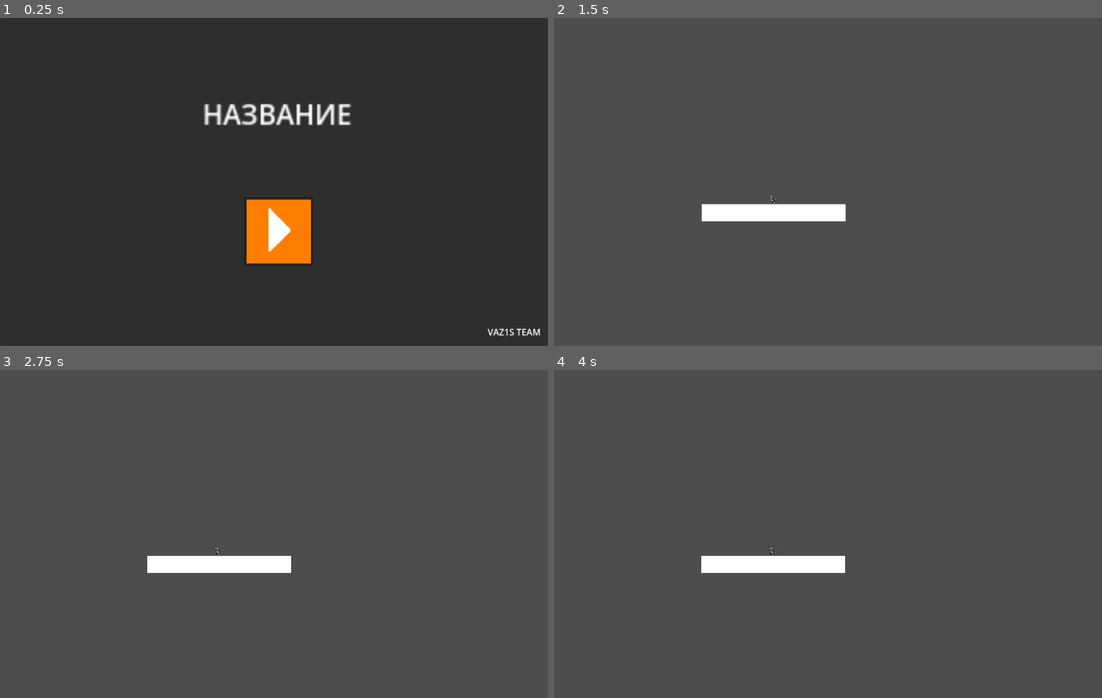
Above: before the commit, frames 1-4 (two rows, left to right).
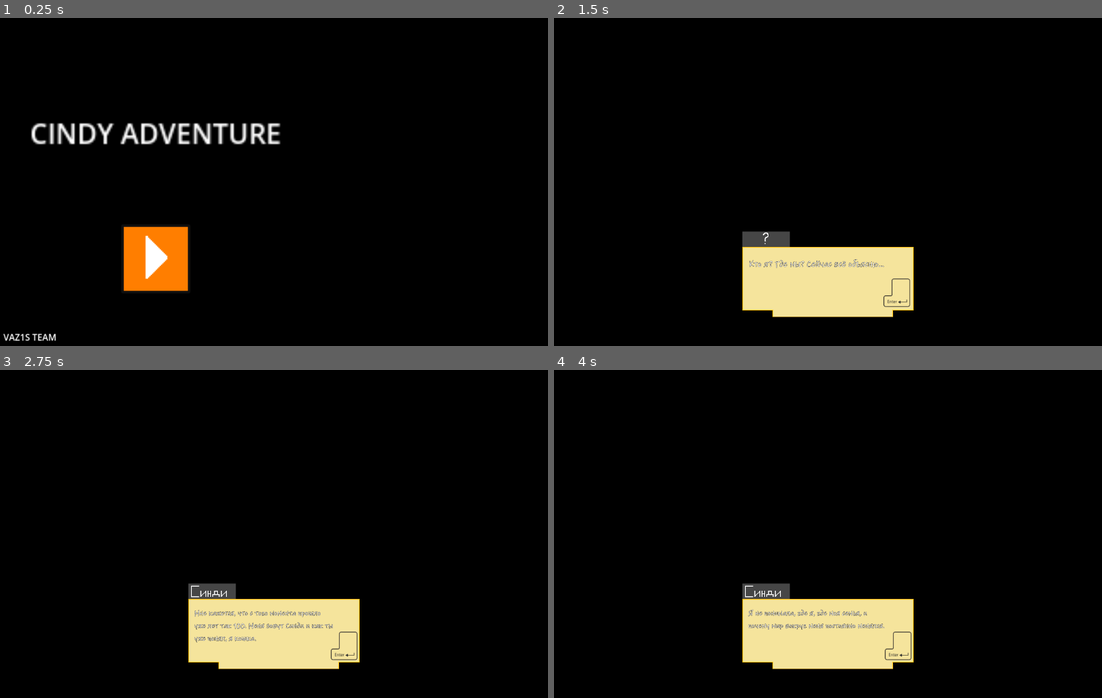
Above: after the commit, the same moments.

Repository: OVERKODE/2D-Platformer
Game: Godot game, scene res://SCENES/MENU.tscn
The game is run twice, just before and just after one commit, with the same random seed, the same clock (stepped at 60 frames per second) and the same inputs.
Inputs (mouse positions are in pixels of both pictures, inside the frame that each line leads up to; where the layout moved, square brackets give the same spot in the first picture):
- Up to frame 1 (0.25 s): no input
- Up to frame 2 (1.5 s): click (707, 257) [833, 231] at 0.5 s; click (893, 293) at 1.27 s
- Up to frame 3 (2.75 s): click (339, 645) at 2.02 s
- Up to frame 4 (4 s): click (899, 645) at 2.77 s; click (899, 645) at 3.52 s

The runs differ from the first frame. In frame 1, 100% of the frame differs, in the area x 0-100%, y 0-100%; in frame 2, 100%; in frame 3, 100%; in frame 4, 100%.

Commit message:
катсцена

Diff:
--- /dev/null
+++ b/DIALOG/D_SCENES/d_1.tscn
@@ -0,0 +1,25 @@
+[gd_scene load_steps=3 format=3 uid="uid://2bq54p3bf70j"]
+
+[ext_resource type="Script" path="res://DIALOG/d_1.gd" id="1_toebt"]
+[ext_resource type="Texture2D" uid="uid://bmbm0mil0hmpn" path="res://DIALOG/dialog_1.png" id="1_wxqi7"]
+
+[node name="d1" type="ColorRect"]
+custom_minimum_size = Vector2(1280, 768)
+offset_right = 1280.0
+offset_bottom = 768.0
+color = Color(0, 0, 0, 1)
+
+[node name="mngr" type="Node" parent="."]
+script = ExtResource("1_toebt")
+
+[node name="next" type="Button" parent="."]
+offset_left = 768.0
+offset_top = 608.0
+offset_right = 832.0
+offset_bottom = 680.0
+
+[node name="Dialog1" type="Sprite2D" parent="."]
+position = Vector2(640, 600)
+texture = ExtResource("1_wxqi7")
+
+[connection signal="pressed" from="next" to="mngr" method="_on_next_pressed"]
--- /dev/null
+++ b/DIALOG/D_SCENES/d_2.tscn
@@ -0,0 +1,26 @@
+[gd_scene load_steps=3 format=3 uid="uid://p1025ll48d7q"]
+
+[ext_resource type="Script" path="res://DIALOG/d_2.gd" id="1_baqsv"]
+[ext_resource type="Texture2D" uid="uid://b65d2yobbmkie" path="res://DIALOG/dialog_2.png" id="1_cy8jx"]
+
+[node name="d2" type="ColorRect"]
+custom_minimum_size = Vector2(1280, 768)
+offset_right = 1280.0
+offset_bottom = 768.0
+color = Color(0, 0, 0, 1)
+
+[node name="d_2" type="Node" parent="."]
+script = ExtResource("1_baqsv")
+
+[node name="next" type="Button" parent="."]
+layout_mode = 0
+offset_left = 768.0
+offset_top = 608.0
+offset_right = 832.0
+offset_bottom = 680.0
+
+[node name="Dialog2" type="Sprite2D" parent="."]
+position = Vector2(640, 600)
+texture = ExtResource("1_cy8jx")
+
+[connection signal="pressed" from="next" to="d_2" method="_on_next_pressed"]
--- /dev/null
+++ b/DIALOG/D_SCENES/d_3.tscn
@@ -0,0 +1,26 @@
+[gd_scene load_steps=3 format=3 uid="uid://c7ivvrixjcgjq"]
+
+[ext_resource type="Script" path="res://DIALOG/d_3.gd" id="1_gmi0p"]
+[ext_resource type="Texture2D" uid="uid://c11xp8pdcyfo3" path="res://DIALOG/dialog_3.png" id="1_hsr8c"]
+
+[node name="ColorRect" type="ColorRect"]
+custom_minimum_size = Vector2(1280, 768)
+offset_right = 40.0
+offset_bottom = 40.0
+color = Color(0, 0, 0, 1)
+
+[node name="d_3" type="Node" parent="."]
+script = ExtResource("1_gmi0p")
+
+[node name="next" type="Button" parent="."]
+layout_mode = 0
+offset_left = 776.0
+offset_top = 608.0
+offset_right = 832.0
+offset_bottom = 680.0
+
+[node name="Dialog3" type="Sprite2D" parent="."]
+position = Vector2(640, 600)
+texture = ExtResource("1_hsr8c")
+
+[connection signal="pressed" from="next" to="d_3" method="_on_next_pressed"]
--- /dev/null
+++ b/DIALOG/D_SCENES/d_4.tscn
@@ -0,0 +1,26 @@
+[gd_scene load_steps=3 format=3 uid="uid://2bq6fnhvqbne"]
+
+[ext_resource type="Texture2D" uid="uid://bnpjg7hdbdo5w" path="res://DIALOG/dialog_4.png" id="1_3n05g"]
+[ext_resource type="Script" path="res://DIALOG/d_4.gd" id="1_vnsyk"]
+
+[node name="d4" type="ColorRect"]
+custom_minimum_size = Vector2(1280, 768)
+offset_right = 40.0
+offset_bottom = 40.0
+color = Color(0, 0, 0, 1)
+
+[node name="d_4" type="Node" parent="."]
+script = ExtResource("1_vnsyk")
+
+[node name="next" type="Button" parent="."]
+layout_mode = 0
+offset_left = 776.0
+offset_top = 608.0
+offset_right = 832.0
+offset_bottom = 680.0
+
+[node name="Dialog4" type="Sprite2D" parent="."]
+position = Vector2(640, 600)
+texture = ExtResource("1_3n05g")
+
+[connection signal="pressed" from="next" to="d_4" method="_on_next_pressed"]
--- /dev/null
+++ b/DIALOG/D_SCENES/d_5.tscn
@@ -0,0 +1,26 @@
+[gd_scene load_steps=3 format=3 uid="uid://dy7dpkxr6ai2n"]
+
+[ext_resource type="Texture2D" uid="uid://dgx8ky1h1yno5" path="res://DIALOG/dialog_5.png" id="1_64472"]
+[ext_resource type="Script" path="res://DIALOG/d_5.gd" id="1_vvp8h"]
+
+[node name="d5" type="ColorRect"]
+custom_minimum_size = Vector2(1280, 768)
+offset_right = 40.0
+offset_bottom = 40.0
+color = Color(0, 0, 0, 1)
+
+[node name="d_5" type="Node" parent="."]
+script = ExtResource("1_vvp8h")
+
+[node name="next" type="Button" parent="."]
+layout_mode = 0
+offset_left = 776.0
+offset_top = 616.0
+offset_right = 832.0
+offset_bottom = 680.0
+
+[node name="Dialog5" type="Sprite2D" parent="."]
+position = Vector2(640, 600)
+texture = ExtResource("1_64472")
+
+[connection signal="pressed" from="next" to="d_5" method="_on_next_pressed"]
--- /dev/null
+++ b/DIALOG/D_SCENES/d_6.tscn
@@ -0,0 +1,26 @@
+[gd_scene load_steps=3 format=3 uid="uid://bgbjniq3np1aa"]
+
+[ext_resource type="Script" path="res://DIALOG/d_6.gd" id="1_bmsxb"]
+[ext_resource type="Texture2D" uid="uid://veamhyn0ey0p" path="res://DIALOG/dialog_6.png" id="1_k4n4m"]
+
+[node name="d6" type="ColorRect"]
+custom_minimum_size = Vector2(1280, 768)
+offset_right = 40.0
+offset_bottom = 40.0
+color = Color(0, 0, 0, 1)
+
+[node name="d_6" type="Node" parent="."]
+script = ExtResource("1_bmsxb")
+
+[node name="next" type="Button" parent="."]
+layout_mode = 0
+offset_left = 776.0
+offset_top = 616.0
+offset_right = 832.0
+offset_bottom = 680.0
+
+[node name="Dialog6" type="Sprite2D" parent="."]
+position = Vector2(640, 600)
+texture = ExtResource("1_k4n4m")
+
+[connection signal="pressed" from="next" to="d_6" method="_on_next_pressed"]
--- /dev/null
+++ b/DIALOG/d_1.gd
@@ -0,0 +1,4 @@
+extends Node
+
+func _on_next_pressed() -> void:
+	get_tree().change_scene_to_file("res://DIALOG/D_SCENES/d_2.tscn")
--- /dev/null
+++ b/DIALOG/d_2.gd
@@ -0,0 +1,5 @@
+extends Node
+
+
+func _on_next_pressed() -> void:
+	get_tree().change_scene_to_file("res://DIALOG/D_SCENES/d_3.tscn")
--- /dev/null
+++ b/DIALOG/d_3.gd
@@ -0,0 +1,5 @@
+extends Node
+
+
+func _on_next_pressed() -> void:
+	get_tree().change_scene_to_file("res://DIALOG/D_SCENES/d_4.tscn")
--- /dev/null
+++ b/DIALOG/d_4.gd
@@ -0,0 +1,5 @@
+extends Node
+
+
+func _on_next_pressed() -> void:
+	get_tree().change_scene_to_file("res://DIALOG/D_SCENES/d_5.tscn")
--- /dev/null
+++ b/DIALOG/d_5.gd
@@ -0,0 +1,5 @@
+extends Node
+
+
+func _on_next_pressed() -> void:
+	get_tree().change_scene_to_file("res://DIALOG/D_SCENES/d_6.tscn")
--- /dev/null
+++ b/DIALOG/d_6.gd
@@ -0,0 +1,5 @@
+extends Node
+
+
+func _on_next_pressed() -> void:
+	get_tree().change_scene_to_file("res://SCENES/lvl_1.tscn")
--- a/SCENES/MENU.tscn
+++ b/SCENES/MENU.tscn
@@ -8,39 +8,37 @@
 [node name="menu" type="Node2D"]
 script = ExtResource("1_jkp7g")
 
-[node name="panel" type="Panel" parent="."]
+[node name="background" type="ColorRect" parent="."]
 offset_right = 1280.0
 offset_bottom = 768.0
+color = Color(0, 0, 0, 1)
 
-[node name="developers" type="Label" parent="panel"]
-layout_mode = 0
-offset_left = 1139.0
-offset_top = 720.0
-offset_right = 1242.0
-offset_bottom = 749.0
-scale = Vector2(1.3, 1.3)
-text = "VAZ1S TEAM"
-
-[node name="Start" type="Button" parent="panel"]
+[node name="Start" type="Button" parent="background"]
 custom_minimum_size = Vector2(108, 108)
-layout_mode = 0
-offset_left = 570.0
-offset_top = 419.0
-offset_right = 678.0
-offset_bottom = 527.0
+offset_left = 283.0
+offset_top = 483.0
+offset_right = 391.0
+offset_bottom = 591.0
 scale = Vector2(1.5, 1.5)
 icon = ExtResource("2_wkj0n")
 
-[node name="name" type="Label" parent="panel"]
-layout_mode = 0
-offset_left = 473.0
-offset_top = 174.0
-offset_right = 561.0
-offset_bottom = 199.0
+[node name="name" type="Label" parent="background"]
+offset_left = 70.0
+offset_top = 219.0
+offset_right = 217.0
+offset_bottom = 244.0
 scale = Vector2(4, 4)
-text = "НАЗВАНИЕ"
+text = "CINDY ADVENTURE"
 label_settings = SubResource("LabelSettings_7ckwo")
 horizontal_alignment = 1
 vertical_alignment = 1
 
-[connection signal="pressed" from="panel/Start" to="." method="_on_start_pressed"]
+[node name="developers" type="Label" parent="background"]
+offset_left = 8.0
+offset_top = 732.0
+offset_right = 111.0
+offset_bottom = 761.0
+scale = Vector2(1.3, 1.3)
+text = "VAZ1S TEAM"
+
+[connection signal="pressed" from="background/Start" to="." method="_on_start_pressed"]
--- a/SCENES/lvl_1.tscn
+++ b/SCENES/lvl_1.tscn
@@ -30,7 +30,7 @@
 [node name="StaticBody2D" type="StaticBody2D" parent="ColorRect"]
 
 [node name="CollisionShape2D" type="CollisionShape2D" parent="ColorRect/StaticBody2D"]
-position = Vector2(168, 20)
+position = Vector2(168, 24)
 shape = SubResource("RectangleShape2D_c50qo")
 
 [connection signal="pressed" from="pause/pause/panel/resume" to="MANAGER" method="_on_resume_pressed"]
--- a/SCENES/player.tscn
+++ b/SCENES/player.tscn
@@ -82,8 +82,8 @@
 
 [node name="AnimatedSprite2D" type="AnimatedSprite2D" parent="."]
 sprite_frames = SubResource("SpriteFrames_wuyxn")
-animation = &"idle_left"
-frame_progress = 1.0
+animation = &"idle_right"
+frame_progress = 0.215072
 
 [node name="player_camera" parent="." instance=ExtResource("2_oyal1")]
 
--- a/SCRIPTS/menu.gd
+++ b/SCRIPTS/menu.gd
@@ -1,4 +1,4 @@
 extends Node2D
 
 func _on_start_pressed() -> void:
-	get_tree().change_scene_to_file("res://SCENES/lvl_1.tscn")
+	get_tree().change_scene_to_file("res://DIALOG/D_SCENES/d_1.tscn")
--- a/project.godot
+++ b/project.godot
@@ -43,3 +43,8 @@
 "events": [Object(InputEventKey,"resource_local_to_scene":false,"resource_name":"","device":-1,"window_id":0,"alt_press …(195 unchanged characters)…
 ]
 }
+next={
+"deadzone": 0.5,
+"events": [Object(InputEventKey,"resource_local_to_scene":false,"resource_name":"","device":-1,"window_id":0,"alt_pressed":false,"shift_pressed":false,"ctrl_pressed":false,"meta_pressed":false,"pressed":false,"keycode":0,"physical_keycode":4194309,"key_label":0,"unicode":0,"location":0,"echo":false,"script":null)
+]
+}
Binary file added: DIALOG/dialog_1.png
Not shown, added: DIALOG/dialog_1.png.import
Binary file added: DIALOG/dialog_2.png
Not shown, added: DIALOG/dialog_2.png.import
Binary file added: DIALOG/dialog_3.png
Not shown, added: DIALOG/dialog_3.png.import
Binary file added: DIALOG/dialog_4.png
Not shown, added: DIALOG/dialog_4.png.import
Binary file added: DIALOG/dialog_5.png
Not shown, added: DIALOG/dialog_5.png.import
Binary file added: DIALOG/dialog_6.png
Not shown, added: DIALOG/dialog_6.png.import
